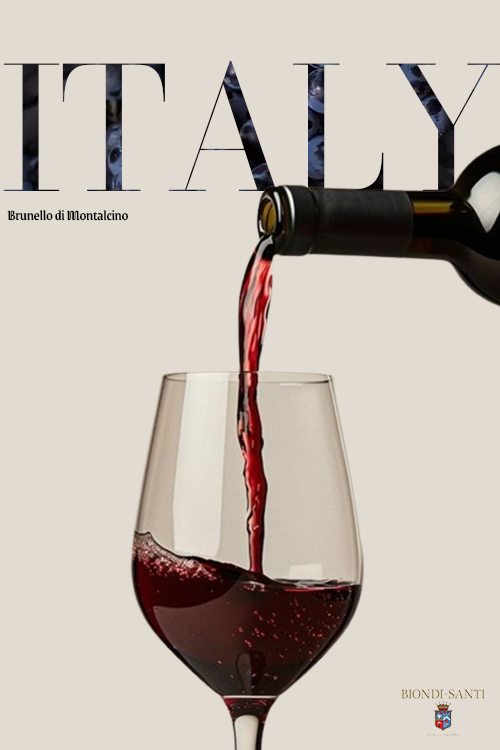
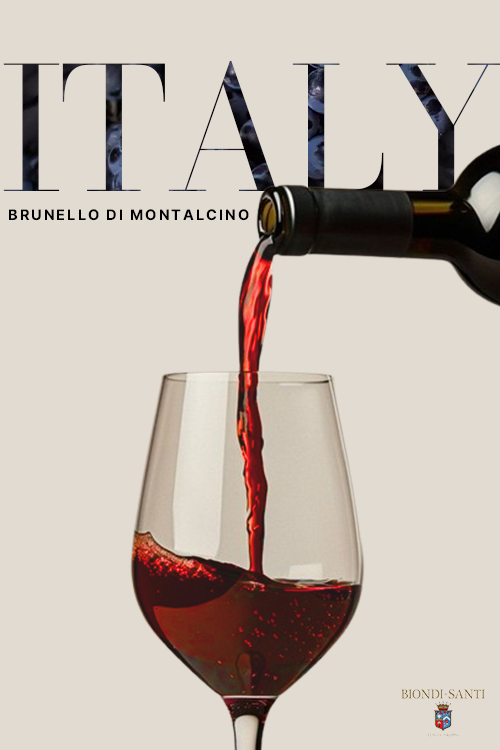
Before/after of a 500px x 750px layered artwork. What changed in the layer stack:
painted on "Brunello di Montalcino" over (7, 209, 249, 221)
added layer "d165d046af6f310bb24241a2083c033c-removebg-preview copy" above "d165d046af6f310bb24241a2083c033c-removebg-preview" over (131, 209, 362, 697)
hid "d165d046af6f310bb24241a2083c033c-removebg-preview" over (131, 209, 362, 697)